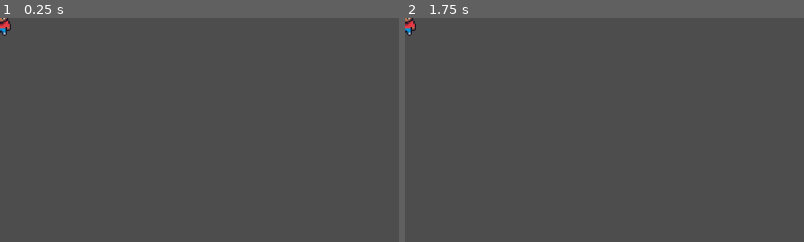
Above: before the commit, frames 1-2 (left to right).
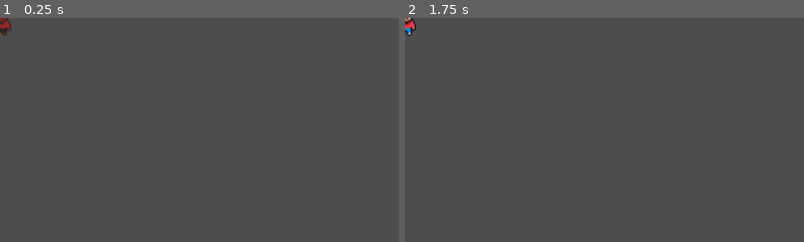
Above: after the commit, the same moments.

Repository: jegor8r/LRL
Game: Godot game, scene res://scenes/player/npc.tscn
Two runs of this game, one before a commit and one after it. Both use one fixed random seed, a clock stepped at 60 frames per second and the inputs below. This scene is started directly instead of the project's main scene.
Inputs:
- Up to frame 1 (0.25 s): no input
- Up to frame 2 (1.75 s): tap Enter at 0.5 s; hold Right (ui_right) 0.53-1.28 s; hold Down (ui_down) from 1.28 s (still down)
The pictures show only the part of the screen within x 0-50%, y 0-50%; the shares and areas given below are measured in that part.

The runs differ from the first frame. In frame 1, 0.1% of the frame differs, in the area x 0-3%, y 0-9%; in frame 2, nothing differs.

Commit message:
Added damage taken by class

Diff:
--- a/scenes/player/npc.tscn
+++ b/scenes/player/npc.tscn
@@ -3,7 +3,7 @@
 [ext_resource type="Texture2D" uid="uid://bxntxtfvxlnj6" path="res://assets/characters/idle320x320.png" id="1_dphfv"]
 [ext_resource type="Script" uid="uid://bj2fgmf7sfwjd" path="res://scripts/npc.gd" id="1_lugpi"]
 [ext_resource type="Texture2D" uid="uid://bcq1b8sg48rwh" path="res://assets/characters/walk320x320.png" id="2_lugpi"]
-[ext_resource type="Script" uid="uid://b7xm4dapak0mu" path="res://scripts/NpcDamage.gd" id="4_22qrj"]
+[ext_resource type="Script" uid="uid://cn62mrhn77skd" path="res://scripts/CarDamage.gd" id="4_22qrj"]
 
 [sub_resource type="AtlasTexture" id="AtlasTexture_22qrj"]
 atlas = ExtResource("1_dphfv")
@@ -333,7 +333,7 @@
 [sub_resource type="RectangleShape2D" id="RectangleShape2D_80tsi"]
 size = Vector2(17, 34)
 
-[node name="CharacterBody2D" type="CharacterBody2D" unique_id=915099570]
+[node name="CharacterBody2D" type="CharacterBody2D" unique_id=915099570 groups=["NPC"]]
 script = ExtResource("1_lugpi")
 
 [node name="AnimatedSprite2D" type="AnimatedSprite2D" parent="." unique_id=1520909616]
--- /dev/null
+++ b/scripts/CarDamage.gd
@@ -0,0 +1,6 @@
+extends Area2D
+func _on_body_entered(body):
+	if body.is_in_group("NPC"):
+		body.take_damage(30)
+	if body.is_in_group("Character"):
+		body.take_damage(30)
Not shown, added: scripts/CarDamage.gd.uid
